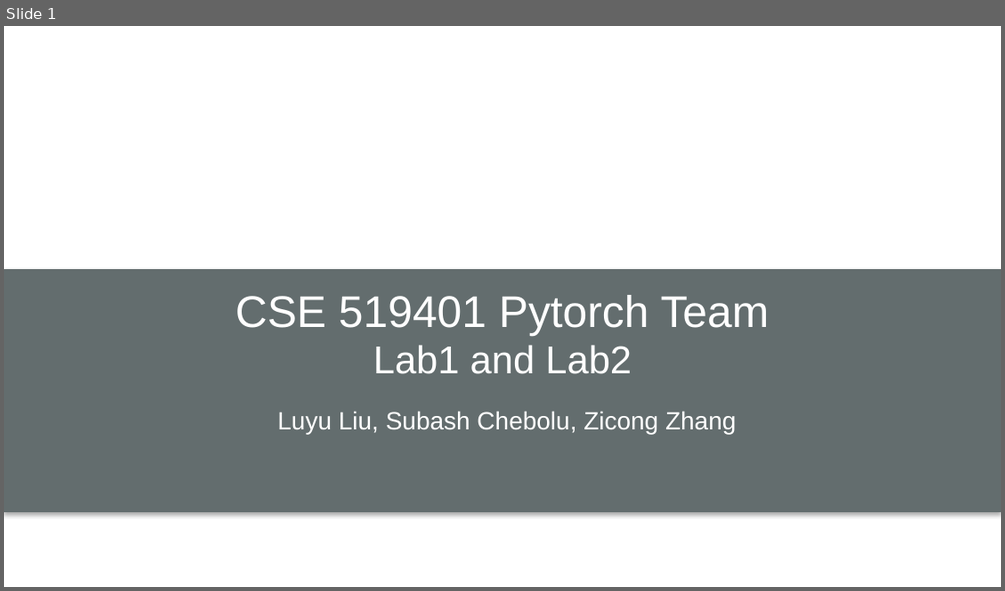
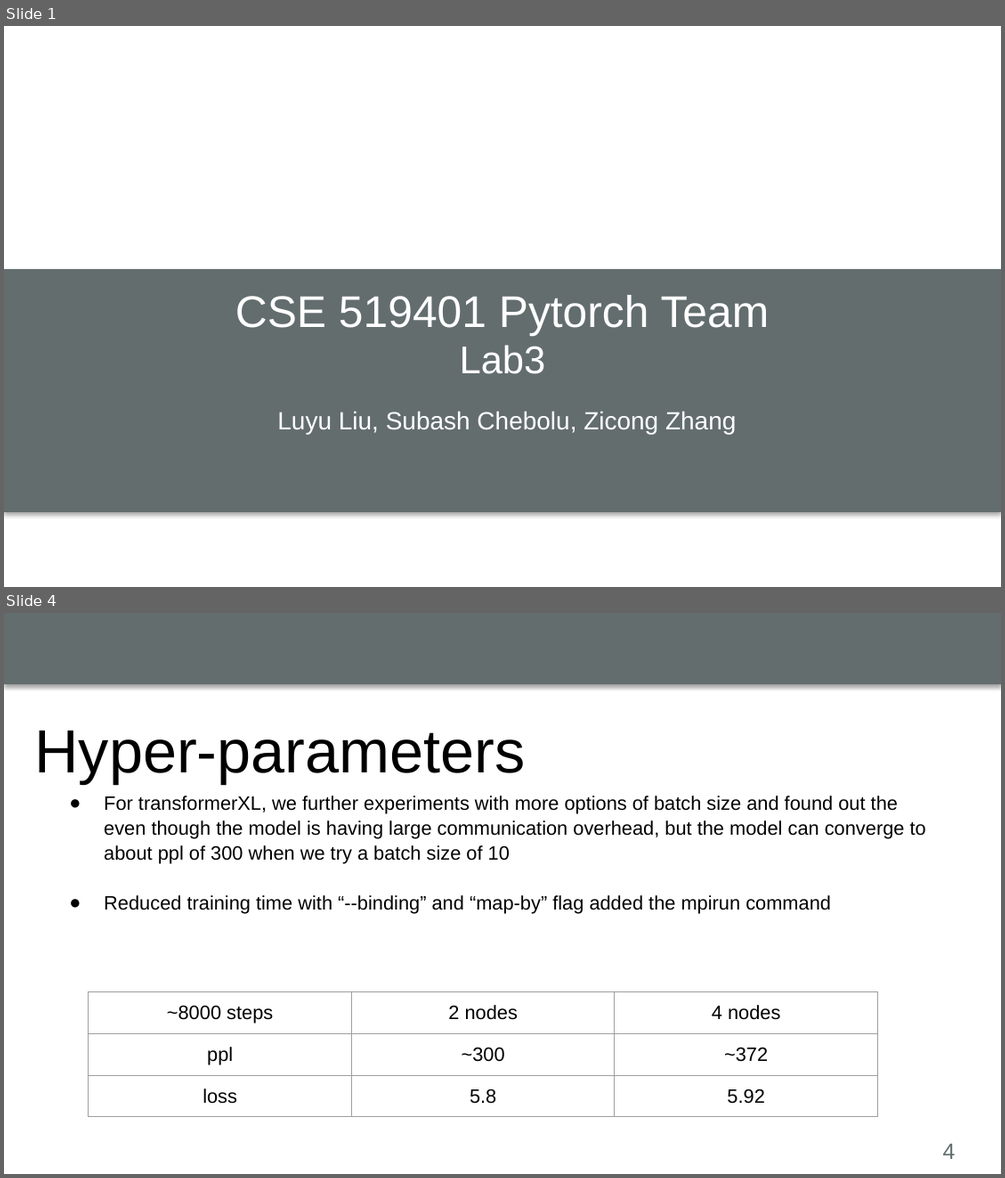
Before and after one commit to luyuliu/CSE-5194, a slide deck: labs/lab3/lab3_present.pptx. Shown one above the other, each under a label of ours: slide 1 before the commit, slides 1 and 4 after it; the slides between them are not shown. The pictures are 1005x591 and 1005x1178 pixels, drawn with LibreOffice and Linux fonts; fonts in the diff are those of the drawing; background and template pictures are left out. Boxes give left, top, right and bottom in pixels: in the first picture for what was removed or moved away, otherwise in the second. Text is boxed around its words. In the diff, an @@ line names an element or a change of style, - is before the commit and + after.

```diff
--- a/labs/lab3/lab3_present.pptx
+++ b/labs/lab3/lab3_present.pptx
@@ slide 4 added at <box>4,613,1001,1174</box>, background #FFFFFF @@
@@ rectangle added at <box>4,613,1001,685</box>, fill #636D6E @@
@@ title added at <box>34,730,525,783</box>, 44 pt, text #000000 @@
+Hyper-parameters
@@ text added at <box>44,785,939,1154</box>, outline #FFFFFF 0.75 pt, 14 pt, text #000000 @@
+● For transformerXL, we further experiments with more options of batch size and found out the even though the model is having large communication overhead, but the model can converge to about ppl of 300 when we try a batch size of 10
+● Reduced training time with “--binding” and “map-by” flag added the mpirun command
@@ table added at <box>89,992,878,1174</box>, 3 rows, 3 columns @@
+~8000 steps | 2 nodes | 4 nodes
+ppl | ~300 | ~372
+loss | 5.8 | 5.92
@@ page number added at <box>943,1143,955,1159</box>, 16 pt, text #636D6E @@
+4
@@ slide 1 changed as well @@
@@ text at <box>460,345,546,374</box>: text changed @@
-Lab1 and Lab2
+Lab3
```
Also in this commit, not shown: 3 other slides added, 4 slides removed.
